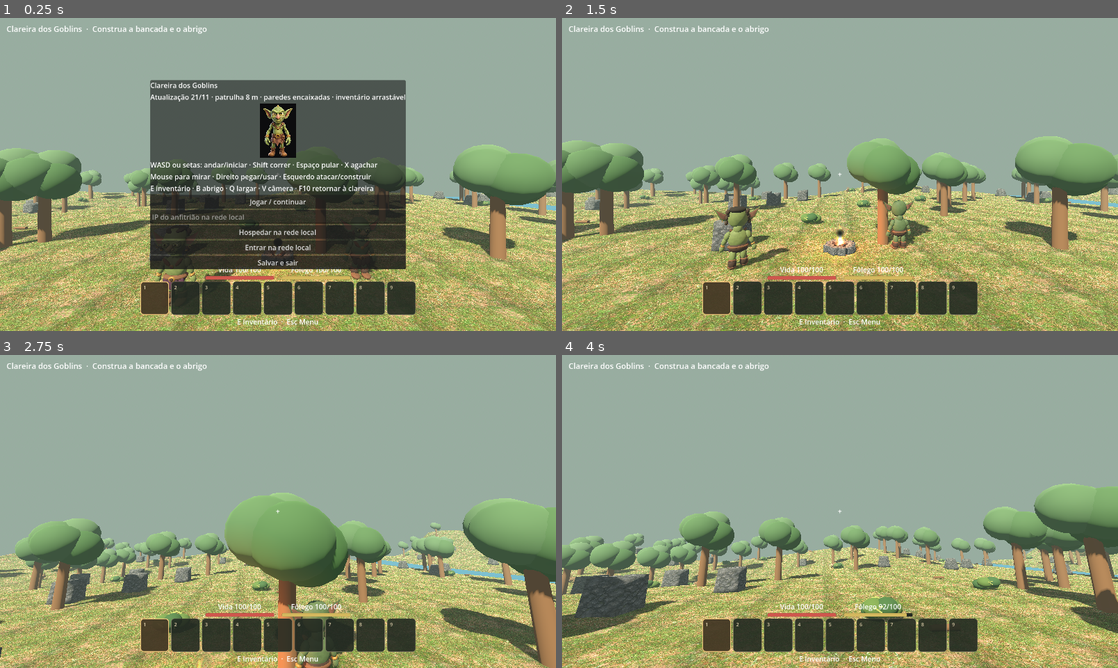
Above: before the commit, frames 1-4 (two rows, left to right).
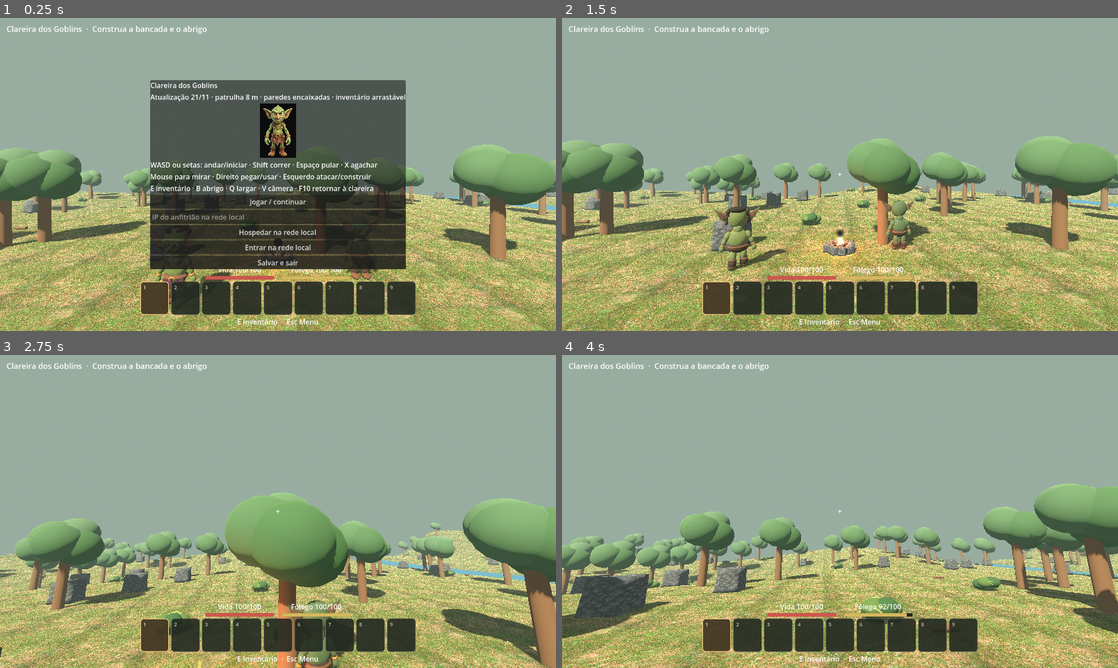
Above: after the commit, the same moments.

Repository: clebertressi88/clareira-dos-goblins
Game: Godot game, scene res://main.tscn
Two runs of this game, one before a commit and one after it. Both use one fixed random seed, a clock stepped at 60 frames per second and the inputs below.
Inputs (mouse positions are in pixels of both pictures, inside the frame that each line leads up to):
- Up to frame 1 (0.25 s): no input
- Up to frame 2 (1.5 s): click (840, 215) at 0.52 s; type "12" at 0.6 s; click "Jogar / continuar" at 1.25 s
- Up to frame 3 (2.75 s): tap Enter at 2, 2.1 s; move the mouse to (305, 511) at 2.02 s; hold W (goblin_frente) from 2.03 s (still down); click (305, 511) at 2.17 s; tap Space at 2.27, 2.57 s
- Up to frame 4 (4 s): keep holding W (goblin_frente); move the mouse to (812, 511) at 2.77 s; tap Keypad Enter at 2.85 s; tap Space at 3.02, 3.32 s; move the mouse to (851, 505) at 3.52 s; hold Shift from 3.53 s (still down)

The runs differ from the first frame. In frame 1, 0.6% of the frame differs, in the area x 0-100%, y 54-93%; in frame 2, 0.8%, in the area x 0-100%, y 53-81%; in frame 3, 0.7%; in frame 4, 0.6%.

Commit message:
Corrige orientacao invertida de triangulos no solo e agua; normais para cima

Diff:
--- a/Projeto-Godot/main.gd
+++ b/Projeto-Godot/main.gd
@@ -454,7 +454,9 @@
 		for x in range(CHUNK):
 			var left := float(key.x*CHUNK+x)
 			var near := float(key.y*CHUNK+z)
-			for corner in [Vector2(0,0),Vector2(0,1),Vector2(1,0),Vector2(1,0),Vector2(0,1),Vector2(1,1)]:
+			# Godot usa frente horaria: inversao dos indices fazia as normais
+			# apontarem para -Y e ocultava o chao visto de cima.
+			for corner in [Vector2(0,0),Vector2(1,0),Vector2(0,1),Vector2(1,0),Vector2(1,1),Vector2(0,1)]:
 				var px: float = left+corner.x
 				var pz: float = near+corner.y
 				mesh.set_uv(Vector2(px,pz)/2.)
@@ -528,7 +530,8 @@
 		var right_a := Vector3(ca + TERRAIN.RIVER_HALF_WIDTH,TERRAIN.WATER_LEVEL,za)
 		var left_b := Vector3(cb - TERRAIN.RIVER_HALF_WIDTH,TERRAIN.WATER_LEVEL,zb)
 		var right_b := Vector3(cb + TERRAIN.RIVER_HALF_WIDTH,TERRAIN.WATER_LEVEL,zb)
-		for point in [left_a,left_b,right_a,right_a,left_b,right_b]:
+		# Agua com normais voltadas para +Y, mesma orientacao do terreno.
+		for point in [left_a,right_a,left_b,right_a,right_b,left_b]:
 			surface.set_uv(Vector2(point.x,point.z) * .06)
 			surface.add_vertex(point)
 	surface.generate_normals()
